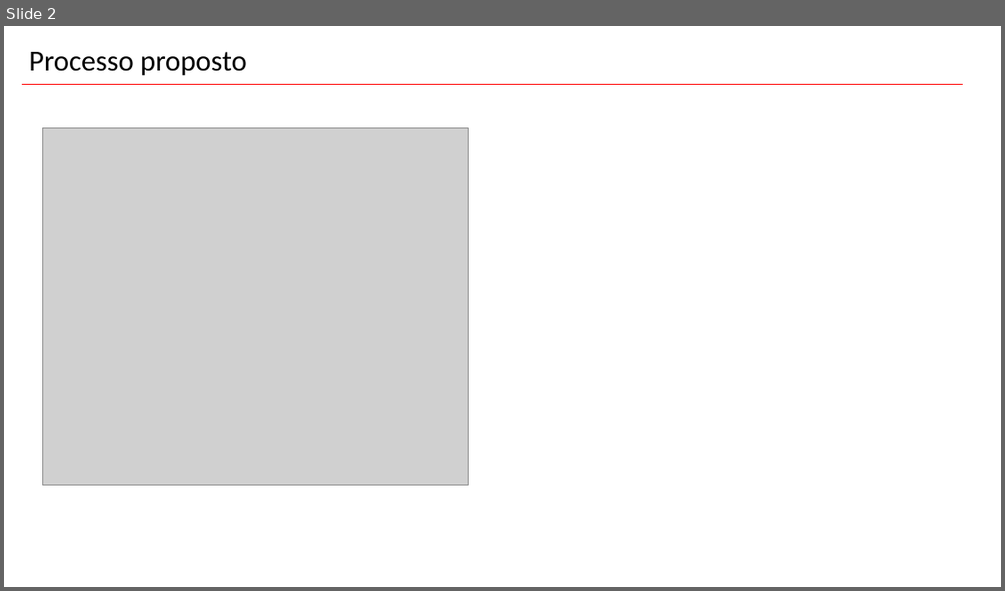
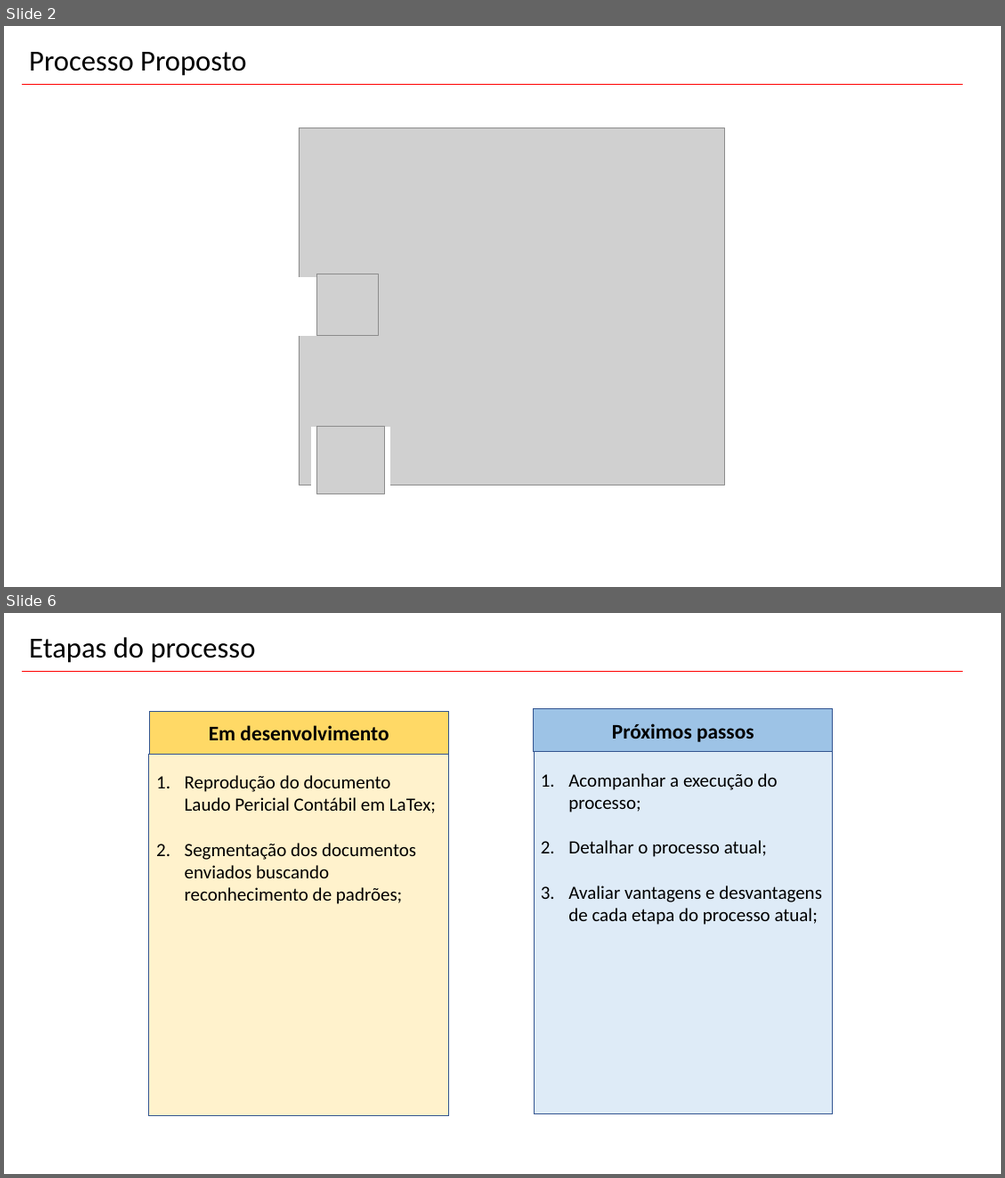
Before and after one commit to leonardocna/Automatizacao, a slide deck: Apresentação Laudo MMSP.pptx. Shown one above the other, each under a label of ours: slide 2 before the commit, slides 2 and 6 after it; the slides between them are not shown. The pictures are 1005x591 and 1005x1178 pixels, drawn with LibreOffice and Linux fonts; fonts in the diff are those of the drawing; grey boxes stand for pictures. Boxes give left, top, right and bottom in pixels: in the first picture for what was removed or moved away, otherwise in the second. Text is boxed around its words. In the diff, an @@ line names an element or a change of style, - is before the commit and + after.

```diff
--- a/Apresentação Laudo MMSP.pptx
+++ b/Apresentação Laudo MMSP.pptx
@@ slide 6 added at (x1=4, y1=613, x2=1001, y2=1174), background #FFFFFF @@
@@ text added at (x1=29, y1=637, x2=256, y2=663), 28 pt, text #000000 @@
+Etapas do processo
@@ line added from (22, 672) to (963, 672), #FF0000 0.5 pt @@
@@ rectangle added at (x1=149, y1=711, x2=448, y2=754), fill #FFD966, outline #325491 1 pt, 20 pt, text #000000, bold @@
+Em desenvolvimento
@@ rectangle added at (x1=534, y1=709, x2=833, y2=751), fill #9DC3E6, outline #325491 1 pt, 20 pt, text #000000, bold @@
+Próximos passos
@@ text added at (x1=612, y1=723, x2=754, y2=742), 18 pt, text #000000, bold, underline @@
+Próximos passos:
@@ text added at (x1=667, y1=728, x2=744, y2=742), 18 pt, text #000000, bold, underline @@
+Próximos passos:
@@ rectangle added at (x1=149, y1=754, x2=449, y2=1116), fill #FFF2CC, outline #325491 1 pt @@
@@ rectangle added at (x1=534, y1=751, x2=833, y2=1113), fill #DEEBF7, outline #325491 1 pt @@
@@ text added at (x1=185, y1=775, x2=436, y2=904), 18 pt, text #000000 @@
+1. Reprodução do documento Laudo Pericial Contábil em LaTex;
+2. Segmentação dos documentos enviados buscando reconhecimento de padrões;
@@ text added at (x1=568, y1=773, x2=822, y2=925), 18 pt, text #000000 @@
+1. Acompanhar a execução do processo;
+2. Detalhar o processo atual;
+3. Avaliar vantagens e desvantagens de cada etapa do processo atual;
@@ slide 2 changed as well @@
@@ text at (x1=29, y1=52, x2=246, y2=76): text changed @@
-Processo proposto
+Processo Proposto
@@ picture moved from (x1=42, y1=127, x2=468, y2=485) to (x1=299, y1=127, x2=724, y2=485) @@
@@ group added at (x1=299, y1=274, x2=390, y2=494): 2 rectangles, 2 pictures @@
```
Also in this commit, not shown: 2 other slides changed, 2 other files.
